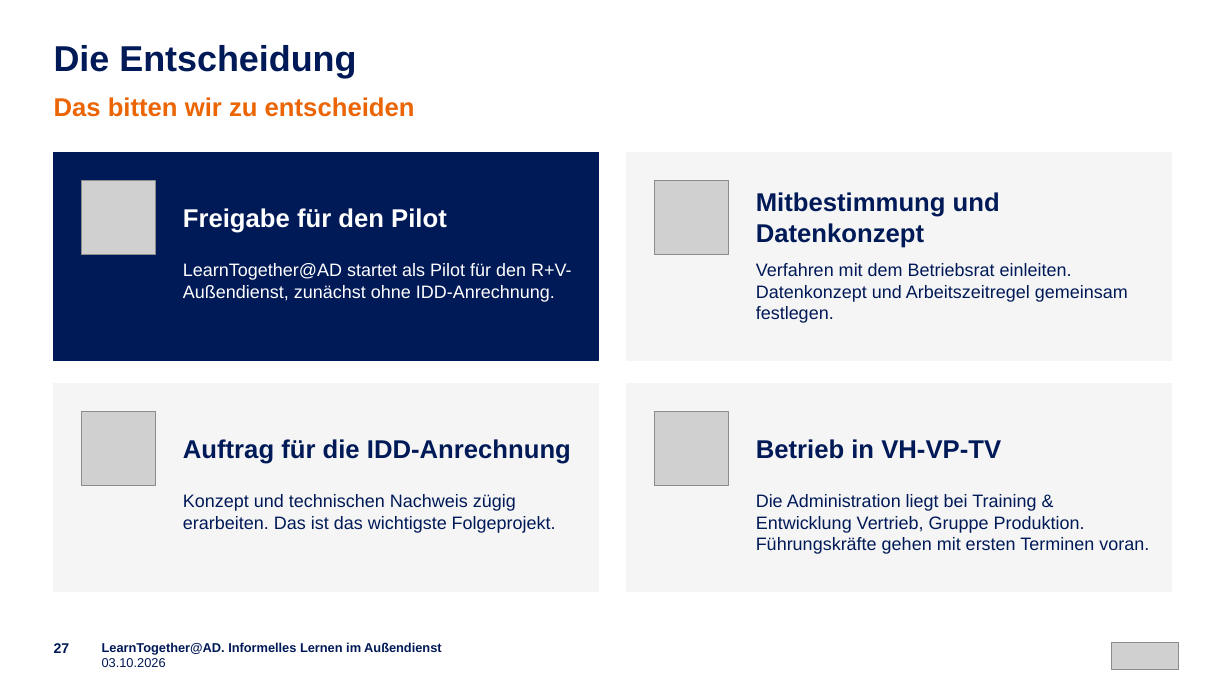
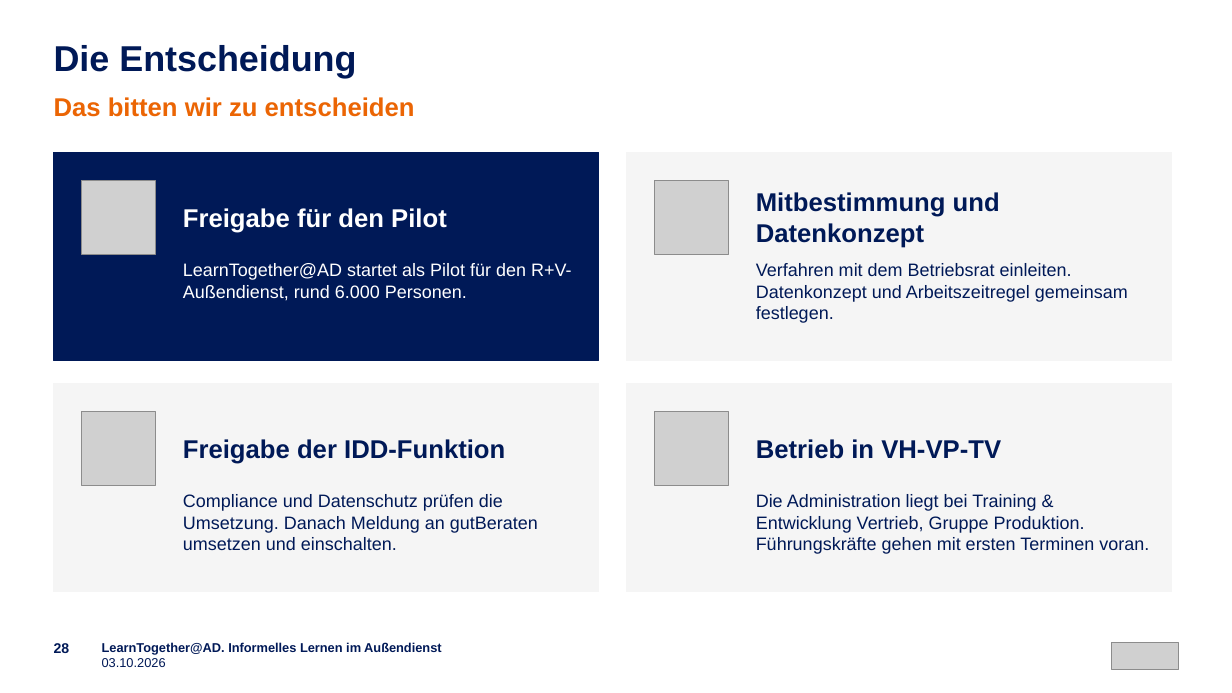
Before and after one commit to emplush/ruv_learntogether, a slide deck: slide 28 of docs/LearnTogether-AD_Praesentation.pptx (slide 27 before the commit). Drawn at 1232x693 pixels with LibreOffice and Linux fonts; fonts in the diff are those of the drawing; grey boxes stand for pictures. Boxes give left, top, right and bottom in pixels: in the first picture for what was removed or moved away, otherwise in the second. Text is boxed around its words. In the diff, an @@ line names an element or a change of style, - is before the commit and + after.

```diff
--- a/docs/LearnTogether-AD_Praesentation.pptx
+++ b/docs/LearnTogether-AD_Praesentation.pptx
@@ text at <box>183,263,572,301</box>: text changed @@
-LearnTogether@AD startet als Pilot für den R+V-Außendienst, zunächst ohne IDD-Anrechnung.
+LearnTogether@AD startet als Pilot für den R+V-Außendienst, rund 6.000 Personen.
@@ text at <box>183,439,505,464</box>: text changed @@
-Auftrag für die IDD-Anrechnung
+Freigabe der IDD-Funktion
@@ text at <box>183,494,538,550</box>: text changed @@
-Konzept und technischen Nachweis zügig erarbeiten. Das ist das wichtigste Folgeprojekt.
+Compliance und Datenschutz prüfen die Umsetzung. Danach Meldung an gutBeraten umsetzen und einschalten.
@@ text at <box>54,643,70,653</box>: text changed @@
-27
+28
```
Also in this commit, not shown: 9 other slides changed, 1 slide added, 59 other files.
